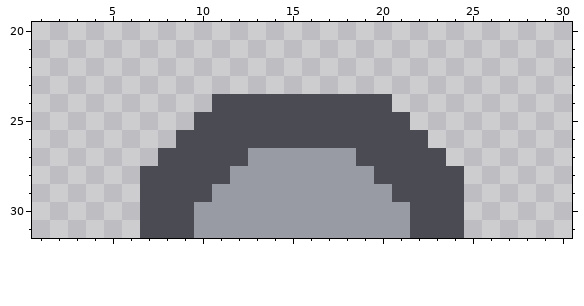
Two versions of one pixel-art sprite, assets/sprites/blocks/distribution/zinc-bridge/zinc-bridge-end.png. The picture above is the old version.
The file is 32x32 pixels. Shown: x 1..30, y 20..31.
Now the later version:
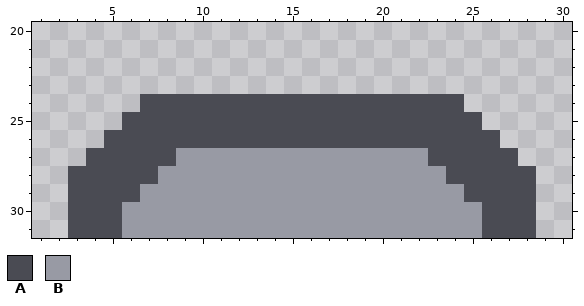
Palette (. is transparent): A #4a4b53  B #989aa4
From old to new:
There is now colour A in row 24 at x 7 to 10 and 21 to 24; in row 25 at x 6 to 9 and 22 to 25; in row 26 at x 5 to 8 and 23 to 26; in row 27 at x 4 to 7 and 24 to 27; in rows 28 to 29 at x 3 to 6 and 25 to 28; in rows 30 to 31 at x 3 to 5 and 26 to 28.
There is now colour B in rows 30 to 31 at x 6 and 25.
The edit turns colour A into colour B in row 27 at x 9 to 12 and 19 to 22; in row 28 at x 8 to 11 and 20 to 23; in row 29 at x 7 to 10 and 21 to 24; in rows 30 to 31 at x 7 to 9 and 22 to 24.
